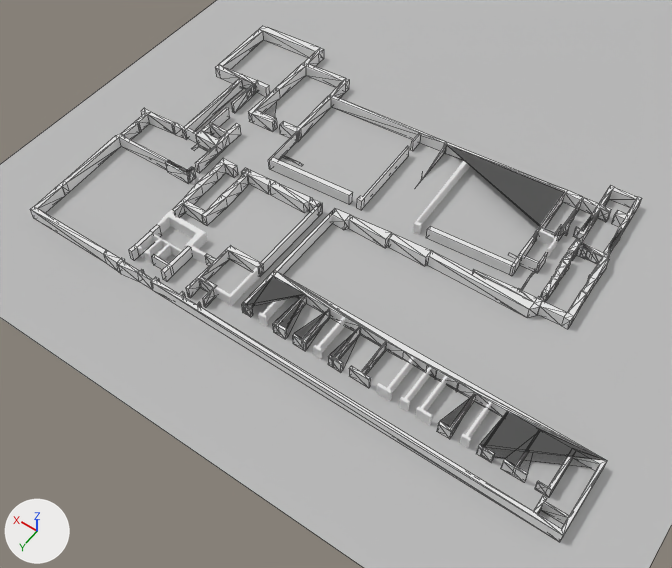
The FBX model Assets/Textures/План4.fbx: old version first, new version second.
Camera for both pictures: a camera (50 mm lens) standing at (26.7, 47.9, 39.7) and looking at (45.5, 21.6, -1.6). Lighting does not change. The marker at lower left points along +X, +Y and +Z. Mesh edges are drawn as thin lines on the coarser meshes. Where no turn or scale is listed for an object, it has been applied to the vertices. Vertices at the same position are counted once.
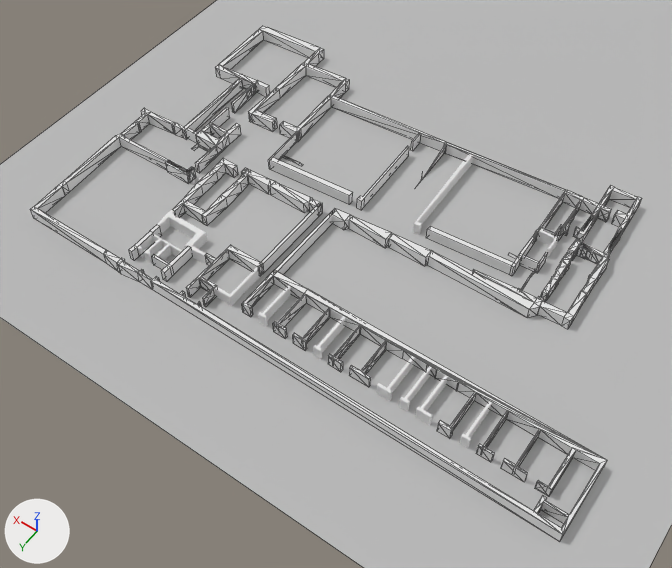
What the commit changed:
me_mesh is used by ob_box001; location (28.3, 28.58, 0.0).
me_mesh had 306 vertices, 600 faces and spanned x -0.1..24.2, y -4.3..0.1, z 0.0..0.8.
me_mesh now has 304 vertices, 464 faces and spans x -0.1..24.2, y -4.3..0.1, z 0.0..0.8.
Part 1, on me_mesh:
11 vertices are removed from x 7.7..19.3, y -4.0..-1.6, z 0.0..0.8.
211 faces are deleted.
3 vertices are added at (19.3, -1.5, 0.8), (17.1, -4.3, 0.8), (3.3, -4.0, 0.8).
6 new vertices lie (0.0, 2.3, 0.0) away from vertices in x 19.2, y -4.0, z 0.0..0.8.
75 new faces join them.
me_mesh_002 is used by ob_box001_001; location (35.58, 8.15, 0.0).
me_mesh_002 had 284 vertices, 551 faces and spanned x -2.0..25.7, y -0.6..7.1, z 0.0..0.8.
me_mesh_002 now has 286 vertices, 555 faces and spans x -2.0..25.7, y -0.6..7.1, z 0.0..0.8.
Part 2, on me_mesh_002:
34 faces are deleted.
1 vertex is added at (2.1, 1.7, 0.8).
36 new faces join them.
Part 3, on me_mesh_002:
9 faces are deleted.
1 vertex is added at (21.0, 7.1, 0.0).
11 new faces join them.
Object 'Box001' (ob_box001) moves from (28.3, 28.58, 0.0) to (28.32, 28.55, 0.0).

Where the change shows, as pixel boxes [x1, y1, x2, y2] in the pictures (672 x 568 px; the box of a moved part takes in the faces that stretch with it):
'Box001', reshaped, moved
    before: [151, 245, 607, 542]
    after: [151, 245, 607, 541]
part 1 of me_mesh, cut back
    before: [242, 272, 607, 475]
    after: [242, 272, 606, 475]
part 2 of me_mesh_002, moved or reshaped
    both: [446, 143, 612, 235]
part 3 of me_mesh_002, moved or reshaped
    before: [248, 105, 276, 122]
    after: [248, 113, 252, 122]
